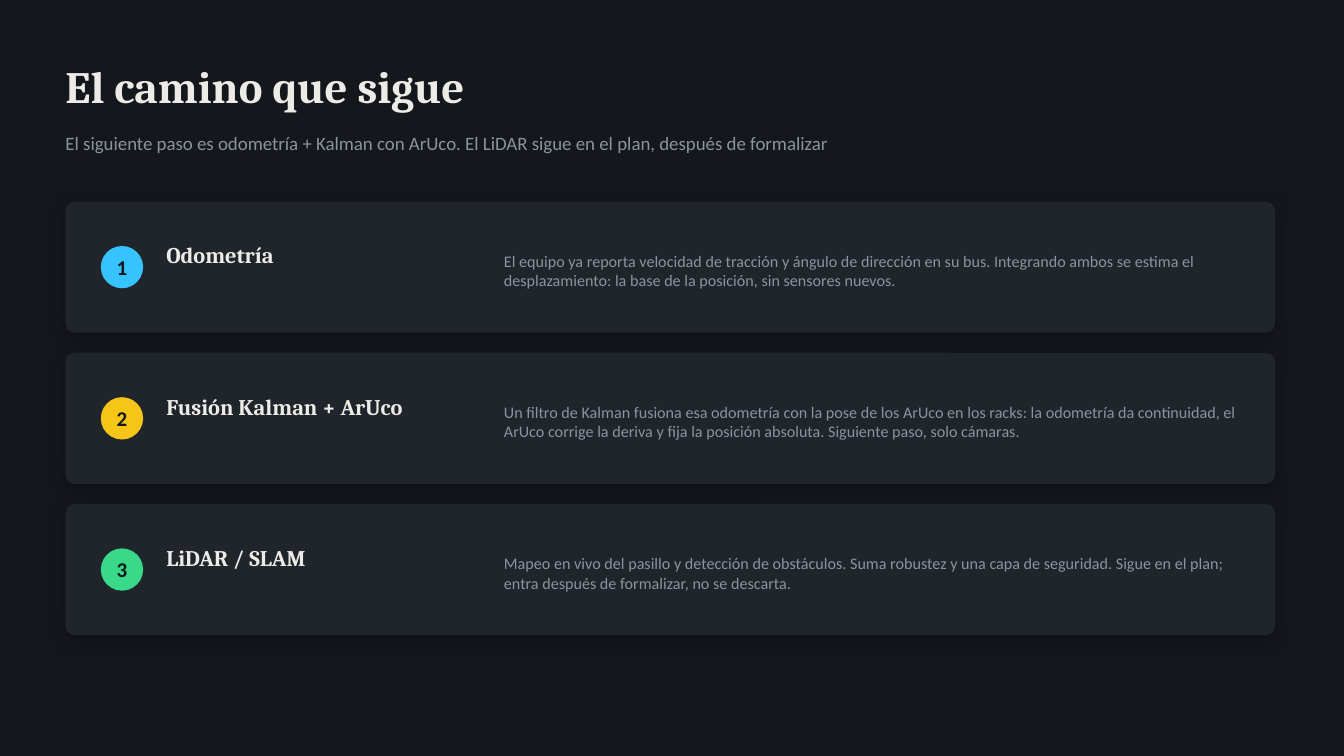
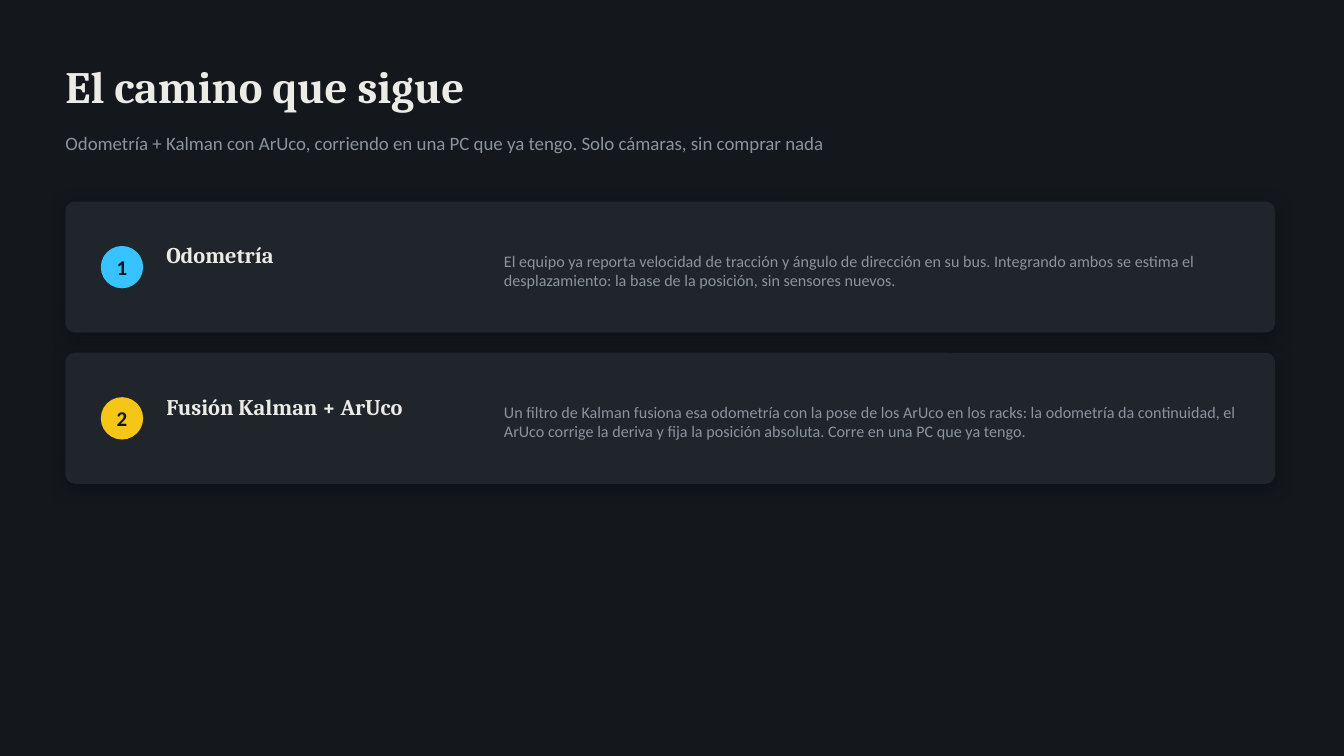
Before and after one commit to Rodzilla-TheCreator/tata, a slide deck: slide 13 of presentaciones/TaTa_Estado_y_Pedido_Omar.pptx. Drawn at 1344x756 pixels with LibreOffice and Linux fonts; fonts in the diff are those of the drawing. Boxes give left, top, right and bottom in pixels: in the first picture for what was removed or moved away, otherwise in the second. Text is boxed around its words. In the diff, an @@ line names an element or a change of style, - is before the commit and + after.

```diff
--- a/presentaciones/TaTa_Estado_y_Pedido_Omar.pptx
+++ b/presentaciones/TaTa_Estado_y_Pedido_Omar.pptx
@@ text at bbox=[65, 137, 823, 153]: text changed @@
-El siguiente paso es odometría + Kalman con ArUco. El LiDAR sigue en el plan, después de formalizar
+Odometría + Kalman con ArUco, corriendo en una PC que ya tengo. Solo cámaras, sin comprar nada
@@ text at bbox=[504, 407, 1235, 440]: text changed @@
-Un filtro de Kalman fusiona esa odometría con la pose de los ArUco en los racks: la odometría da continuidad, el ArUco corrige la deriva y fija la posición absoluta. Siguiente paso, solo cámaras.
+Un filtro de Kalman fusiona esa odometría con la pose de los ArUco en los racks: la odometría da continuidad, el ArUco corrige la deriva y fija la posición absoluta. Corre en una PC que ya tengo.
@@ rounded rectangle removed at bbox=[66, 504, 1275, 635] @@
@@ ellipse removed at bbox=[101, 548, 143, 591] @@
@@ text removed at bbox=[117, 563, 128, 577] @@
-3
@@ text removed at bbox=[166, 550, 305, 566] @@
-LiDAR / SLAM
@@ text removed at bbox=[504, 558, 1223, 592] @@
-Mapeo en vivo del pasillo y detección de obstáculos. Suma robustez y una capa de seguridad. Sigue en el plan; entra después de formalizar, no se descarta.
```
Also in this commit, not shown: 5 other slides changed, 1 slide removed, 2 other files.
